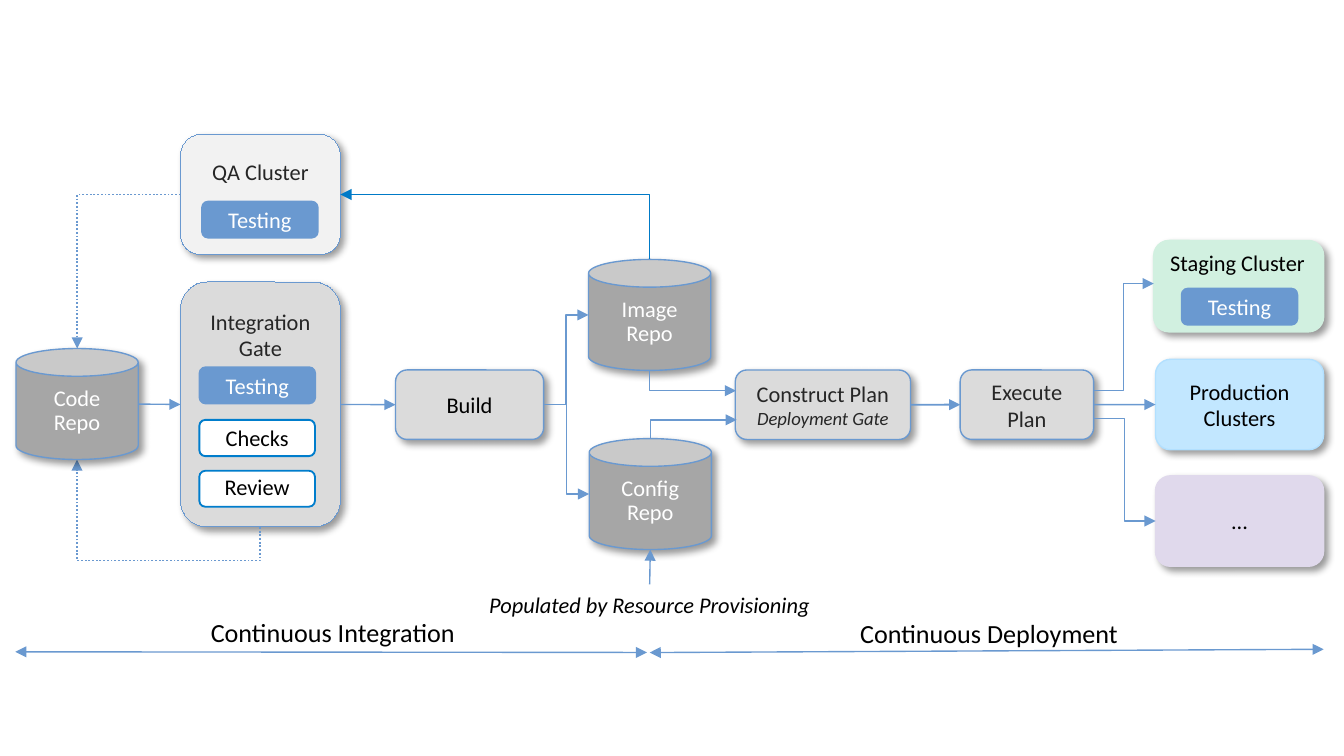
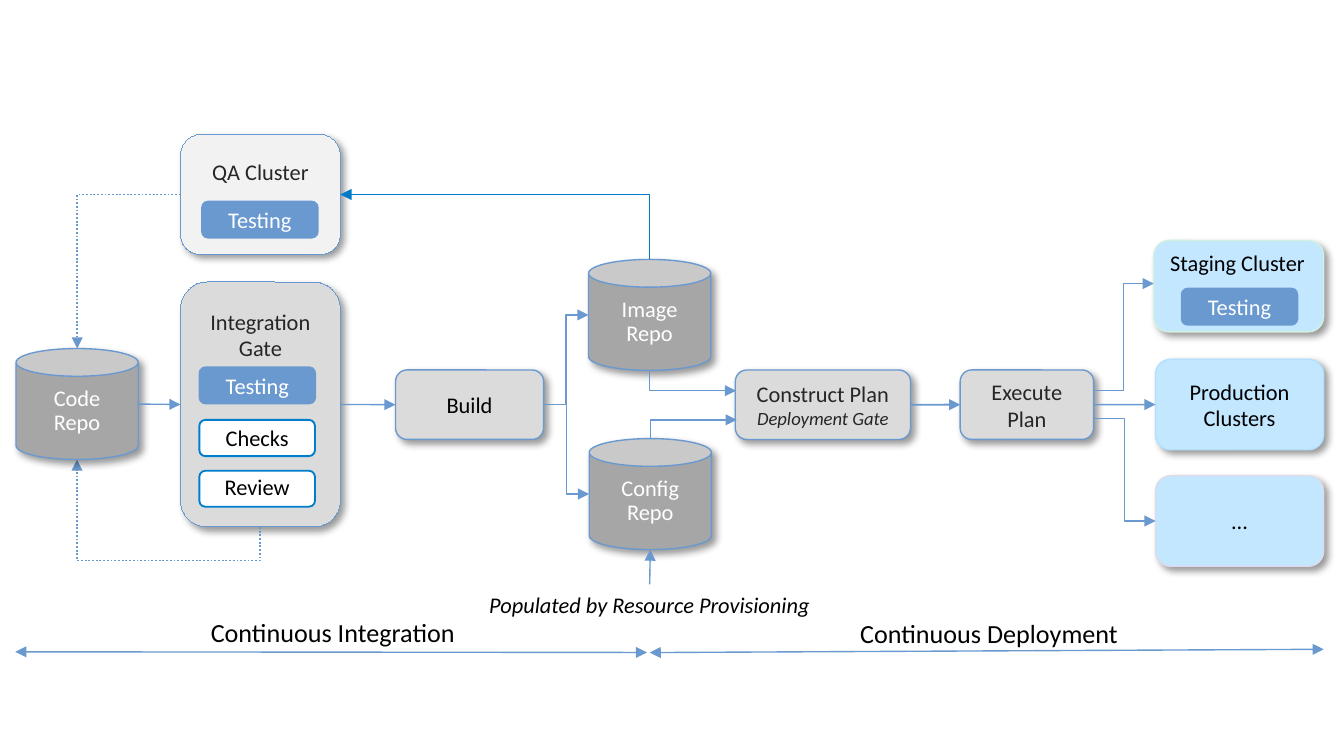
Before and after one commit to SystemsApproach/ops, a slide deck: slide 10 of figures.pptx. Drawn at 1344x756 pixels with LibreOffice and Linux fonts; fonts in the diff are those of the drawing. Boxes give left, top, right and bottom in pixels: in the first picture for what was removed or moved away, otherwise in the second. Text is boxed around its words. In the diff, an @@ line names an element or a change of style, - is before the commit and + after.

```diff
--- a/figures.pptx
+++ b/figures.pptx
@@ rounded rectangle at bbox=[1153, 241, 1324, 332]: fill #D1F0E0 to #C2E7FF @@
@@ rounded rectangle "..." at bbox=[1156, 476, 1324, 566]: fill #E0D9EC to #C2E7FF @@
```
Also in this commit, not shown: 13 other slides changed, 24 other files.
